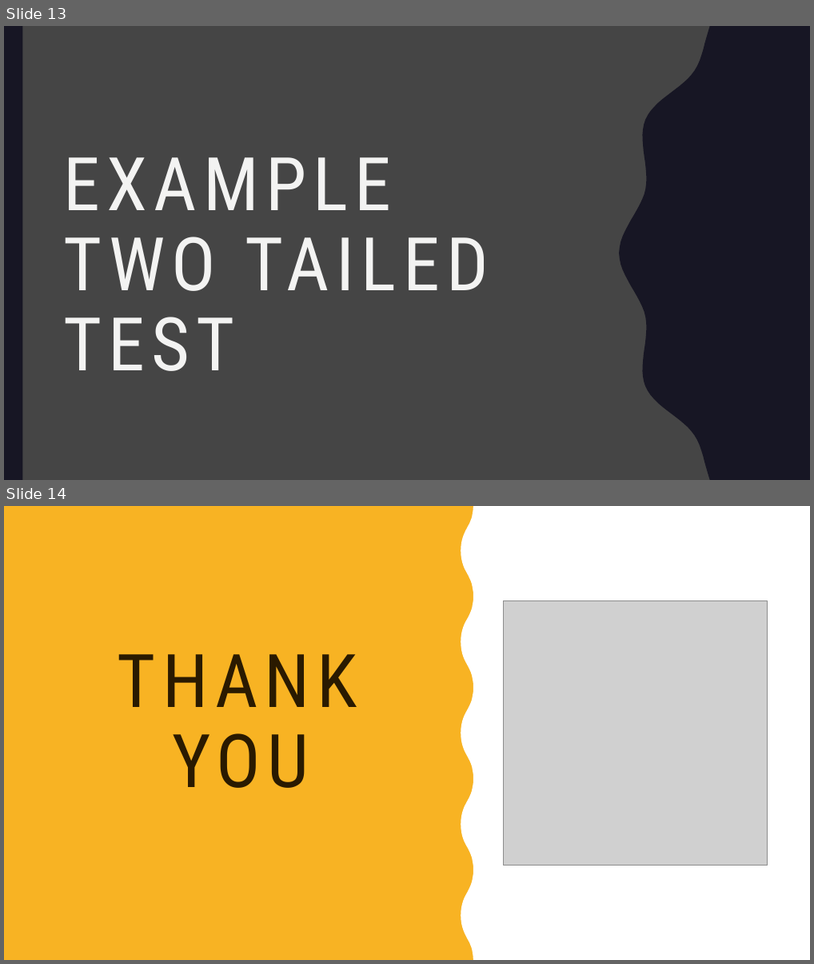
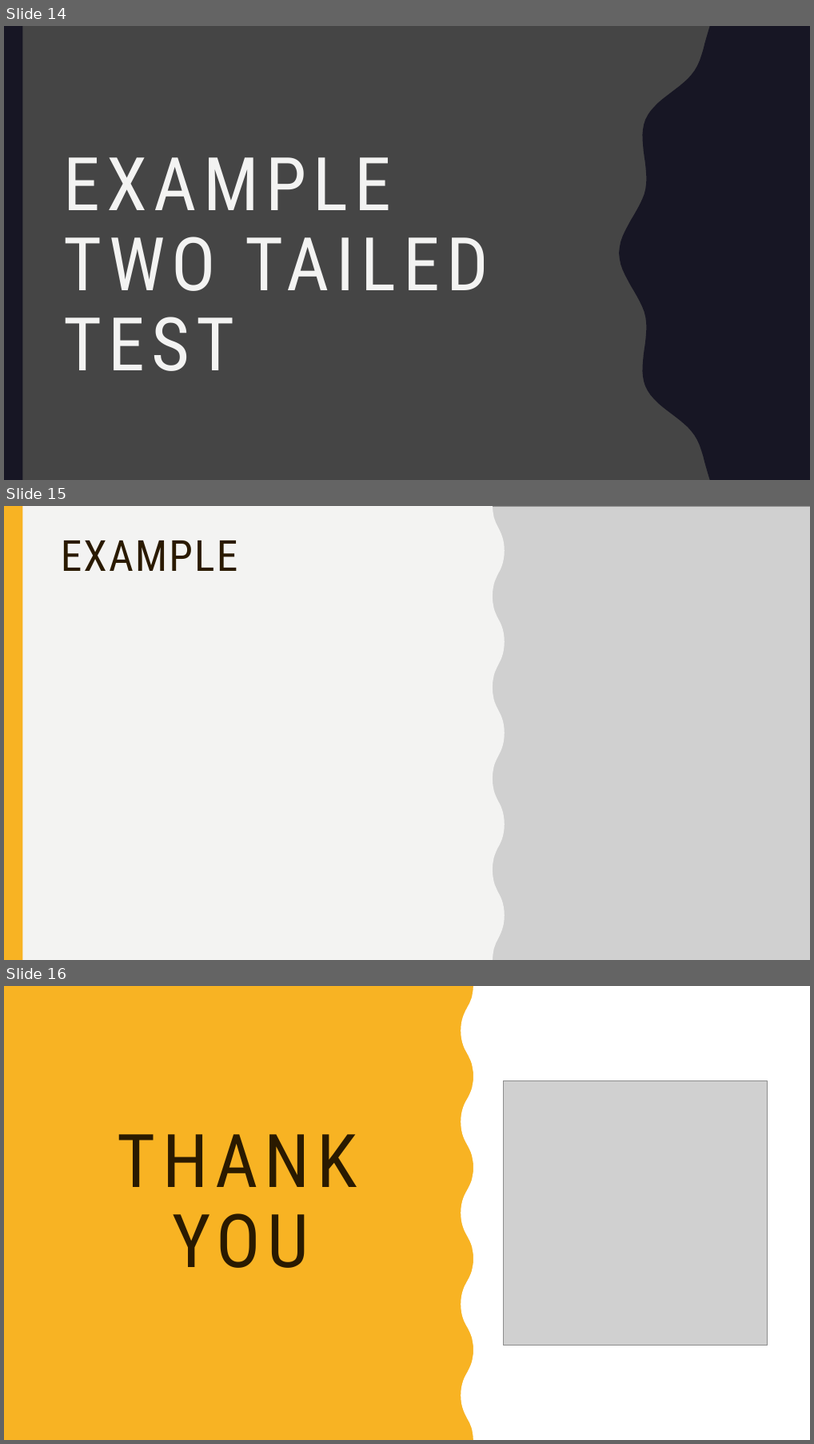
Before and after one commit to skgadi/Courses, a slide deck: 2021/statistics-for-business/session-7.pptx. Shown one above the other, each under a label of ours: slides 13 and 14 before the commit, slides 14, 15 and 16 after it. The pictures are 814x964 and 814x1444 pixels, drawn with LibreOffice and Linux fonts; fonts in the diff are those of the drawing; grey boxes stand for pictures. Boxes give left, top, right and bottom in pixels: in the first picture for what was removed or moved away, otherwise in the second. Text is boxed around its words. In the diff, an @@ line names an element or a change of style, - is before the commit and + after.

```diff
--- a/2021/statistics-for-business/session-7.pptx
+++ b/2021/statistics-for-business/session-7.pptx
@@ slide 15 added at [4, 506, 810, 960], background #F3F3F2; not listed: 1 template element that a slide beside it also shows @@
@@ freeform shape added at [4, 506, 62, 960], fill #2A1A00 @@
@@ freeform shape added at [4, 506, 505, 960], fill #F3F3F2 @@
@@ rectangle added at [4, 506, 22, 960], fill #F8B323 @@
@@ picture added at [490, 506, 810, 960] @@
@@ title added at [61, 540, 238, 571], 51 pt, text #2A1A00 @@
+EXAMPLE
@@ what was slide 13 is now slide 14 @@
@@ what was slide 14 is now slide 16 @@
```
Also in this commit, not shown: 1 other slide added, 8 other files.
